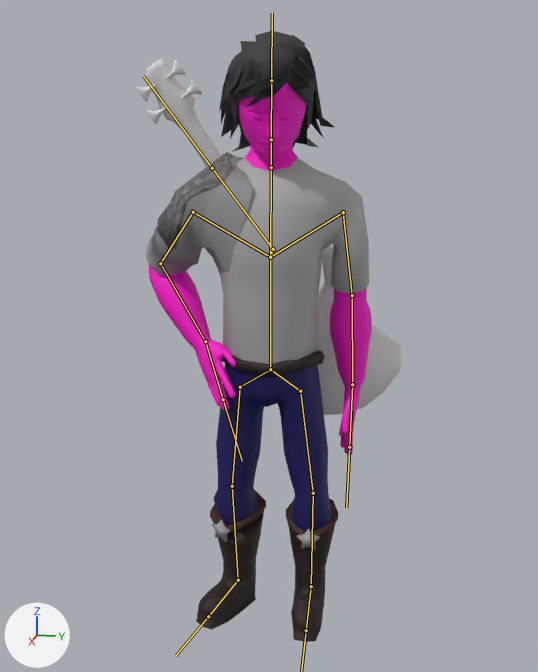
What one commit did to the FBX model Periode3Game/Assets/Casper/Graphics/Characters/Player/Ahley/Ace.fbx.
Both versions are drawn from a 50 mm camera at (18.04, 3.66, 12.64) aimed at (-1.17, -0.19, 7.84). Lighting does not change. The marker at lower left points along +X, +Y and +Z. Both versions are drawn at frame 71 of the action 'Armature|ArmatureAction'; the numbers are the values there. The bones that bend it are drawn over the model as lines.
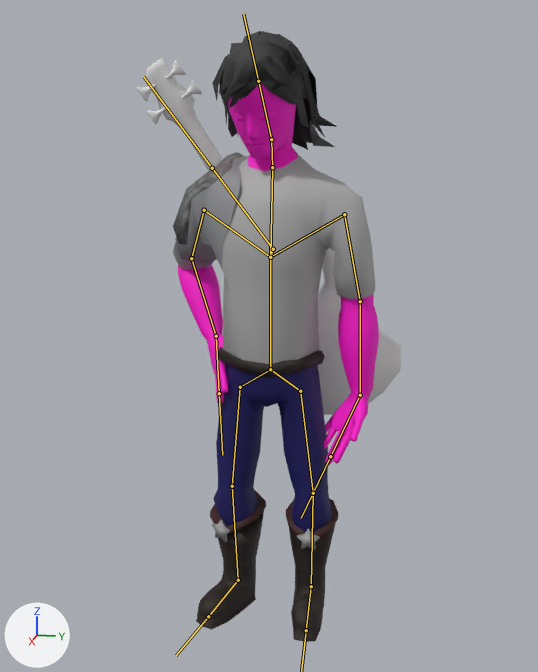
The change, as a list of edits to the scene's bpy script:
```text
Change bone_bone_001:
    where bone_bone_001 = bpy.data.objects['Armature'].pose.bones['Bone.001']  # child of 'Bone'
    bone_bone_001.rotation_quaternion: (1.0, 0.0, 0.0, 0.0) -> (0.982, -0.008, -0.187, 0.0)  # degrees (0, 0, 0) -> degrees (-1, -22, 0)
Change bone_bone_004:
    where bone_bone_004 = bpy.data.objects['Armature'].pose.bones['Bone.004']  # child of 'Bone'
    bone_bone_004.rotation_quaternion: (1.0, 0.0, 0.0, 0.0) -> (0.982, -0.013, -0.095, -0.162)  # degrees (0, 0, 0) -> degrees (0, -11, -19)
Change bone_bone_007:
    where bone_bone_007 = bpy.data.objects['Armature'].pose.bones['Bone.007']  # child of 'Bone.006'
    bone_bone_007.rotation_quaternion: (1.0, 0.0, 0.0, 0.0) -> (0.859, -0.203, -0.457, -0.108)  # degrees (0, 0, 0) -> degrees (-27, -56, 0)
Change bone_bone_016:
    where bone_bone_016 = bpy.data.objects['Armature'].pose.bones['Bone.016']  # child of 'Bone'
    bone_bone_016.rotation_quaternion: (1.0, 0.0, 0.0, 0.0) -> (0.982, -0.069, -0.093, 0.148)  # degrees (0, 0, 0) -> degrees (-10, -9, 18)
```

Where the change shows, as pixel boxes (x1, y1, x2, y2) in the pictures (538 x 672 px):
'Cube', posed (9% narrower)
    before: (146, 79, 372, 642)
    after: (173, 83, 379, 642)
'Cube.024', posed (8% wider)
    before: (219, 30, 335, 152)
    after: (212, 31, 337, 150)
bone 'Bone.001', root to tip
    before: (270, 257) to (271, 167)
    after: (270, 257) to (272, 167)
bone 'Bone.004', root to tip
    before: (270, 257) to (343, 212)
    after: (270, 257) to (344, 214)
bone 'Bone.007', root to tip
    before: (352, 384) to (349, 447)
    after: (360, 395) to (330, 456)
bone 'Bone.016', root to tip
    before: (270, 257) to (193, 212)
    after: (270, 257) to (204, 210)
